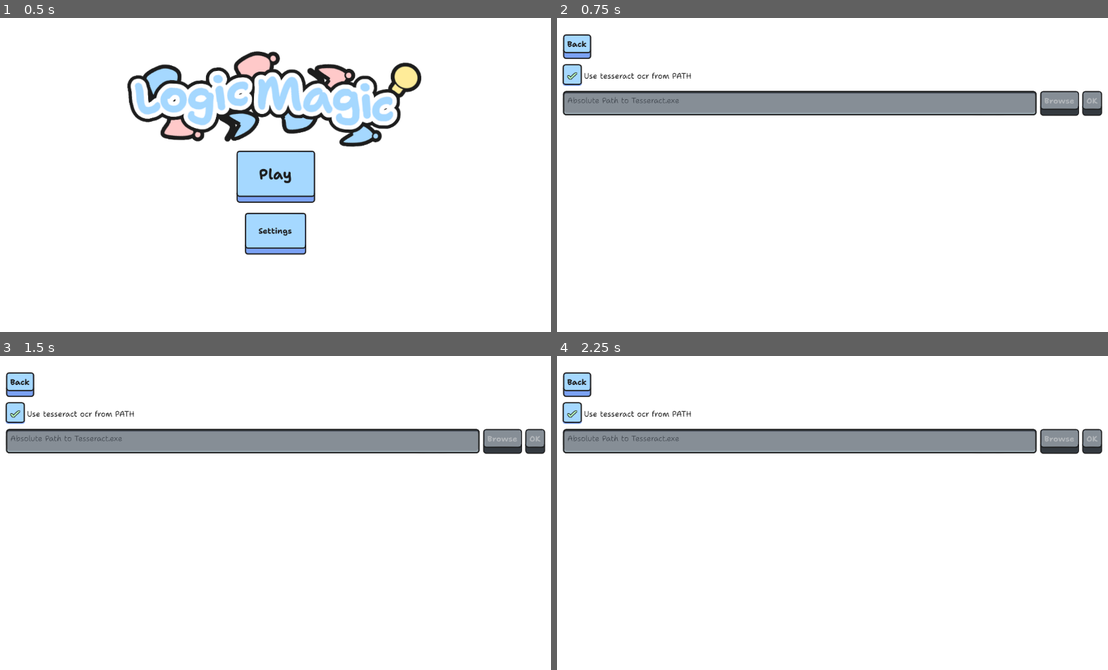
Above: before the commit, frames 1-4 (two rows, left to right).
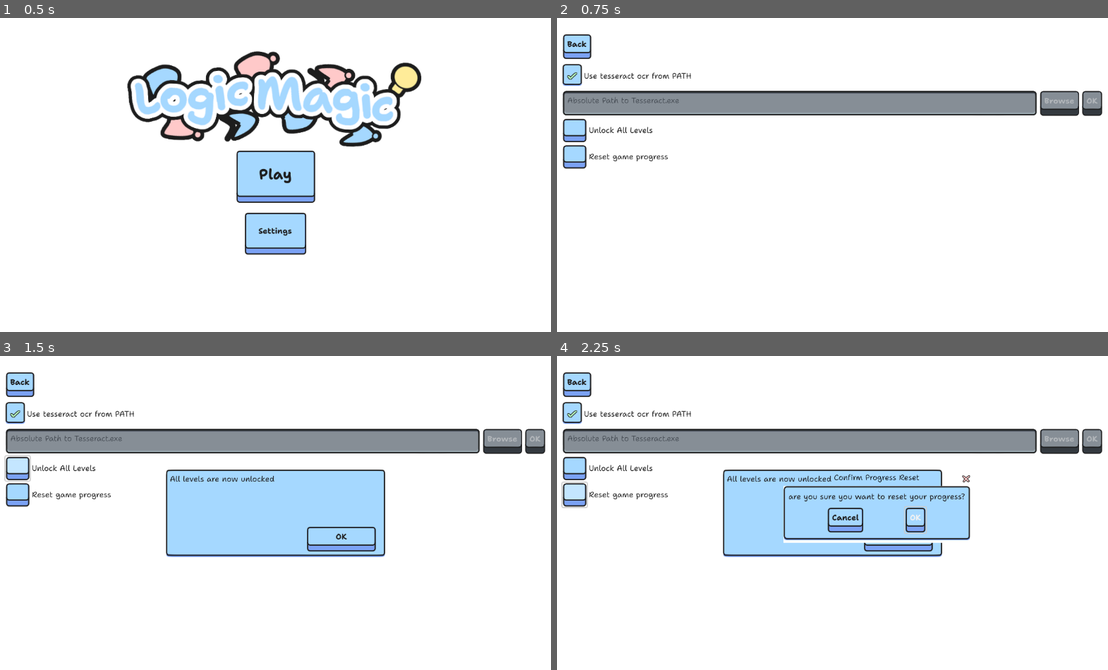
Above: after the commit, the same moments.

Repository: sininen-blue/logic-gate-tesseract
Game: Godot game, scene res://ui/title_page.tscn
Two runs of this game, one before a commit and one after it. Both use one fixed random seed, a clock stepped at 60 frames per second and the inputs below.
Inputs (mouse positions are in pixels of both pictures, inside the frame that each line leads up to):
- Up to frame 1 (0.5 s): no input
- Up to frame 2 (0.75 s): click "Settings" at 0.5 s
- Up to frame 3 (1.5 s): click (16, 469) at 1.27 s
- Up to frame 4 (2.25 s): click (573, 494) at 2.02 s

Frame 1 is identical in both runs. In frame 2, 0.9% of the frame differs, in the area x 1-21%, y 32-49%; in frame 3, 12%; in frame 4, 13%, in the area x 0-76%, y 32-65%.

Commit message:
save and reset save implemented

Diff:
--- a/simulation/data_manager.gd
+++ b/simulation/data_manager.gd
@@ -37,6 +37,7 @@
 func read_save() -> void:
 	var save_file: FileAccess = FileAccess.open("user://user_save.json", FileAccess.READ)
 	if save_file == null:
+		player_save["completed_levels"] = []
 		return
 
 	var json_string: String = save_file.get_as_text()
@@ -44,7 +45,8 @@
 
 
 func save_user_save(level_title: String) -> void:
-	player_save["completed_levels"].append(level_title)
+	if level_title not in player_save["completed_levels"]:
+		player_save["completed_levels"].append(level_title)
 
 	var file: FileAccess = FileAccess.open("user://user_save.json", FileAccess.WRITE)
 	var json_string: String = JSON.stringify(player_save)
--- a/ui/custom_levels/custom_stage_panel.tscn
+++ b/ui/custom_levels/custom_stage_panel.tscn
@@ -1,7 +1,6 @@
-[gd_scene load_steps=4 format=3 uid="uid://le7ov2wv1ds0"]
+[gd_scene load_steps=3 format=3 uid="uid://le7ov2wv1ds0"]
 
 [ext_resource type="Script" path="res://ui/custom_levels/custom_stage_panel.gd" id="1_13h3g"]
-[ext_resource type="PackedScene" uid="uid://swjkfmyam37c" path="res://simulation/simulation.tscn" id="2_fa2s3"]
 [ext_resource type="FontFile" uid="uid://d3ya2ni4d4nbf" path="res://assets/UI/font/Static/Shantell_Sans-Normal-Bold.otf" id="3_1uq0p"]
 
 [node name="CustomStagePanel" type="Panel"]
@@ -9,7 +8,6 @@
 offset_right = 576.0
 offset_bottom = 123.0
 script = ExtResource("1_13h3g")
-simulation_scene = ExtResource("2_fa2s3")
 
 [node name="StageLabel" type="Label" parent="."]
 layout_mode = 1
--- a/ui/main_theme.tres
+++ b/ui/main_theme.tres
@@ -11,6 +11,17 @@
 [ext_resource type="Texture2D" uid="uid://b3pi67hejwk16" path="res://assets/UI/theme/checkbox-uncheck.png" id="7_rxqp1"]
 [ext_resource type="Texture2D" uid="uid://bc46jgwu8gjdx" path="res://assets/UI/theme/textedit-normal.png" id="8_3te6a"]
 [ext_resource type="Texture2D" uid="uid://bjr6p4ppvokdv" path="res://assets/UI/theme/textedit-disabled.png" id="9_d1d8f"]
+
+[sub_resource type="StyleBoxEmpty" id="StyleBoxEmpty_pwkkp"]
+
+[sub_resource type="StyleBoxEmpty" id="StyleBoxEmpty_0rdcd"]
+
+[sub_resource type="StyleBoxTexture" id="StyleBoxTexture_avitv"]
+texture = ExtResource("6_74i6u")
+texture_margin_left = 10.0
+texture_margin_top = 10.0
+texture_margin_right = 10.0
+texture_margin_bottom = 20.0
 
 [sub_resource type="StyleBoxTexture" id="StyleBoxTexture_climm"]
 texture = ExtResource("2_ywuiv")
@@ -97,6 +108,12 @@
 texture_margin_bottom = 10.0
 
 [resource]
+AcceptDialog/colors/title_color = Color(0, 0, 0, 1)
+AcceptDialog/icons/close = ExtResource("7_rxqp1")
+AcceptDialog/icons/close_pressed = ExtResource("7_rxqp1")
+AcceptDialog/styles/embedded_border = SubResource("StyleBoxEmpty_pwkkp")
+AcceptDialog/styles/embedded_unfocused_border = SubResource("StyleBoxEmpty_0rdcd")
+AcceptDialog/styles/panel = SubResource("StyleBoxTexture_avitv")
 Button/colors/font_color = Color(0.117647, 0.117647, 0.117647, 1)
 Button/colors/font_hover_color = Color(0.117647, 0.117647, 0.117647, 1)
 Button/fonts/font = ExtResource("1_brsmb")
--- a/ui/settings/settings.gd
+++ b/ui/settings/settings.gd
@@ -8,6 +8,9 @@
 @onready var tess_path_text_edit: TextEdit = $VBoxContainer/TesseractPathSetting/PathTextEdit
 @onready var tess_path_button: Button = $VBoxContainer/TesseractPathSetting/BrowseButton
 @onready var tess_confirm: Button = $VBoxContainer/TesseractPathSetting/ConfirmButton
+
+@onready var error_panel: Panel = $ErrorPanel
+@onready var confirmation_dialog: ConfirmationDialog = $ConfirmationDialog
 
 
 func _on_back_button_pressed() -> void:
@@ -44,3 +47,34 @@
 func _on_tess_confirm_button_pressed() -> void:
 	DataManager.settings["tesseract_path"] = tess_path_text_edit.text
 	settings_changed.emit()
+
+
+func _on_unlock_button_pressed() -> void:
+	var all_stages_dir: DirAccess = DirAccess.open("user://levels/")
+	for stage in all_stages_dir.get_directories():
+		var stage_dir: DirAccess = DirAccess.open("user://levels/"+stage)
+		var levels: PackedStringArray = stage_dir.get_files()
+
+		for level in levels:
+			var level_file: FileAccess = FileAccess.open("user://levels/"+stage+"/"+level, FileAccess.READ)
+			var level_title: String = JSON.parse_string(level_file.get_as_text())["title"]
+
+			DataManager.save_user_save(level_title)
+
+	error_panel.show_error("All levels are now unlocked")
+
+
+func _on_reset_button_pressed() -> void:
+	confirmation_dialog.title = "Confirm Progress Reset"
+	confirmation_dialog.dialog_text = "are you sure you want to reset your progress?"
+	confirmation_dialog.show()
+
+
+func _on_confirmation_dialog_confirmed() -> void:
+	if confirmation_dialog.title == "Confirm Progress Reset":
+		var err: Error = DirAccess.remove_absolute("user://user_save.json")
+		if err == 0:
+			DataManager.read_save()
+			error_panel.show_error("save file deleted")
+		elif err == 1:
+			error_panel.show_error("could not delete save, save file may not exist")
--- a/ui/settings/settings.tscn
+++ b/ui/settings/settings.tscn
@@ -1,6 +1,7 @@
-[gd_scene load_steps=2 format=3 uid="uid://1deothsca8o8"]
+[gd_scene load_steps=3 format=3 uid="uid://1deothsca8o8"]
 
 [ext_resource type="Script" path="res://ui/settings/settings.gd" id="1_e6bnv"]
+[ext_resource type="PackedScene" uid="uid://b4f4srb41fiu6" path="res://ui/components/error_panel.tscn" id="2_06yeq"]
 
 [node name="Settings" type="Control"]
 layout_mode = 3
@@ -72,8 +73,42 @@
 access = 2
 use_native_dialog = true
 
+[node name="UnlockLevelsSetting" type="HBoxContainer" parent="VBoxContainer"]
+layout_mode = 2
+
+[node name="UnlockButton" type="Button" parent="VBoxContainer/UnlockLevelsSetting"]
+custom_minimum_size = Vector2(50, 50)
+layout_mode = 2
+
+[node name="Label" type="Label" parent="VBoxContainer/UnlockLevelsSetting"]
+layout_mode = 2
+text = "Unlock All Levels"
+
+[node name="ResetLevelsSetting" type="HBoxContainer" parent="VBoxContainer"]
+layout_mode = 2
+
+[node name="ResetButton" type="Button" parent="VBoxContainer/ResetLevelsSetting"]
+custom_minimum_size = Vector2(50, 50)
+layout_mode = 2
+
+[node name="Label" type="Label" parent="VBoxContainer/ResetLevelsSetting"]
+layout_mode = 2
+text = "Reset game progress"
+
+[node name="ErrorPanel" parent="." instance=ExtResource("2_06yeq")]
+visible = false
+layout_mode = 1
+
+[node name="ConfirmationDialog" type="ConfirmationDialog" parent="."]
+initial_position = 2
+size = Vector2i(200, 116)
+dialog_text = "tnest"
+
 [connection signal="pressed" from="BackButton" to="." method="_on_back_button_pressed"]
 [connection signal="toggled" from="VBoxContainer/PathSetting/CheckBox" to="." method="_on_path_setting_check_box_toggled"]
 [connection signal="pressed" from="VBoxContainer/TesseractPathSetting/BrowseButton" to="." method="_on_tess_browse_button_pressed"]
 [connection signal="pressed" from="VBoxContainer/TesseractPathSetting/ConfirmButton" to="." method="_on_tess_confirm_button_pressed"]
 [connection signal="file_selected" from="VBoxContainer/TesseractPathSetting/FileDialog" to="." method="_on_tess_file_dialog_file_selected"]
+[connection signal="pressed" from="VBoxContainer/UnlockLevelsSetting/UnlockButton" to="." method="_on_unlock_button_pressed"]
+[connection signal="pressed" from="VBoxContainer/ResetLevelsSetting/ResetButton" to="." method="_on_reset_button_pressed"]
+[connection signal="confirmed" from="ConfirmationDialog" to="." method="_on_confirmation_dialog_confirmed"]
Not shown: 1 places in ui/main_theme.tres that only renumber resources
